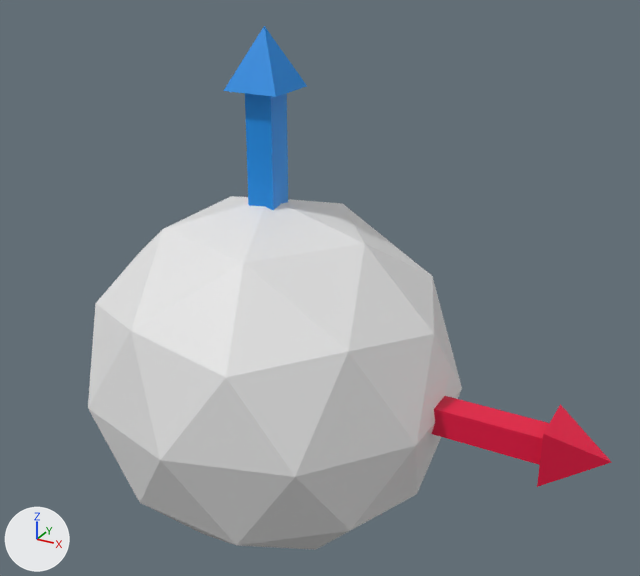
One commit to the glTF model public/models/axis.glb: the scene before it, then after it.
Camera for both pictures: a camera (50 mm lens) standing at (1.165, -1.845, 1.202) and looking at (0.034, 0.212, 0.173). Lighting does not change. The marker at lower left points along +X, +Y and +Z. The older version comes first.

In view in the first picture: 'Axis', 'Esfera'.
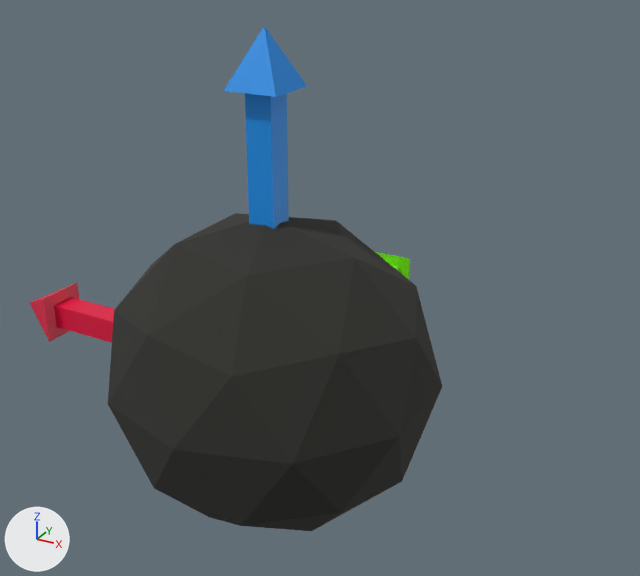
Diff of the bpy script that builds the scene:
```diff
--- a/public/models/axis.glb.py
+++ b/public/models/axis.glb.py
@@ mat_esfera @@
+mat_esfera = principled_material('Esfera')
+mat_esfera.base_color = (0.0298, 0.03, 0.0255)  # dark grey #30302c
+mat_esfera.roughness = 1.0
@@ me_esfera_icosaédrica @@
 me_esfera_icosaédrica.from_pydata(...)  # 42 vertices, 80 faces; spans x -0.95..0.95, y -1.0..1.0, z -1.0..1.0
+me_esfera_icosaédrica.materials.append(mat_esfera)  # dark grey #30302c
@@ ob_axis @@
 ob_axis.location = (0.0, 0.0, 0.0)
-ob_axis.scale = (0.037, 0.037, 0.037)
+ob_axis.rotation_euler = (3.142, 0.0, 0.0)  # degrees (180, 0, 0)
+ob_axis.scale = (-0.037, -0.037, -0.037)
@@ ob_esfera @@
 ob_esfera.location = (0.0, 0.0, 0.0)
-ob_esfera.scale = (0.526, 0.5, 0.5)
+ob_esfera.scale = (0.473, 0.45, 0.45)
```

Location of each change, (x1, y1, x2, y2) in pixels of the pictures (640 x 576 px):
'Esfera', recoloured, rescaled (11% narrower, 10% shorter)
    before: (88, 196, 462, 550)
    after: (108, 213, 442, 531)
'Axis', turned, rescaled
    before: (224, 26, 611, 487)
    after: (30, 26, 410, 343)
